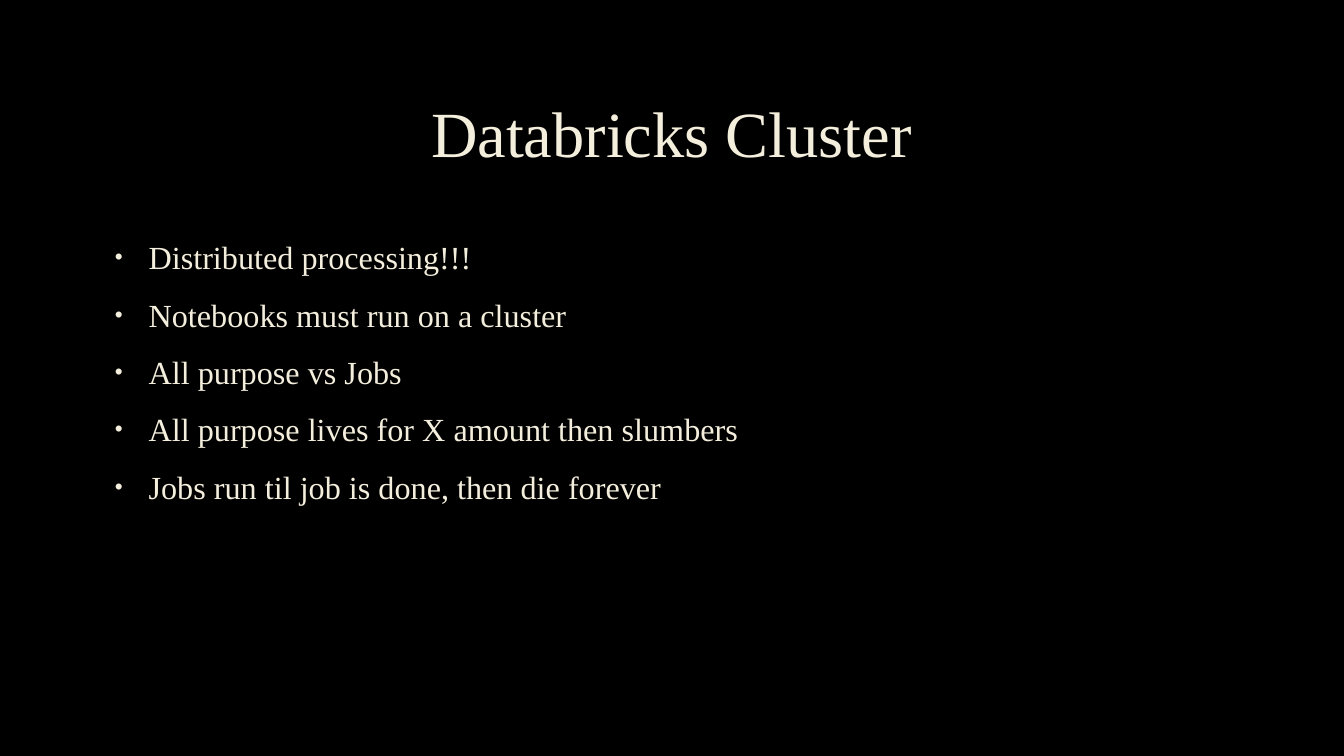
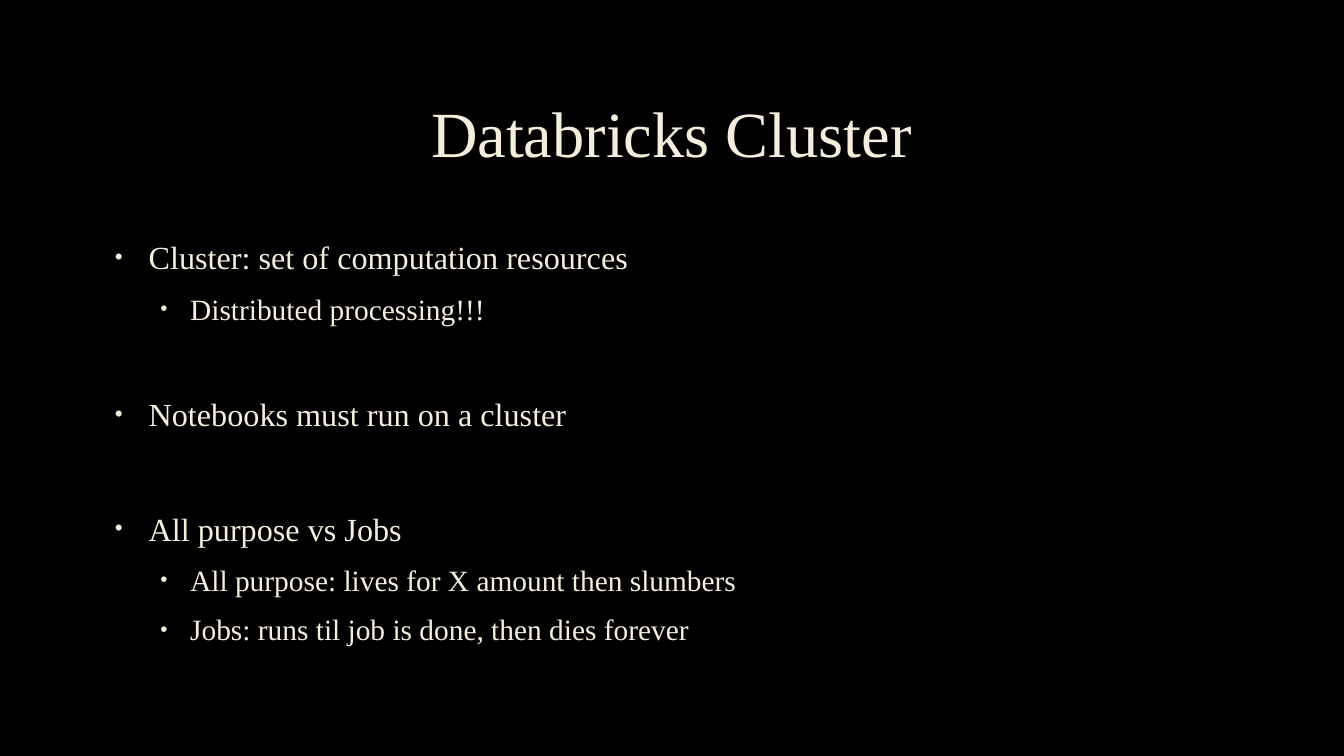
Before and after one commit to OliverDJ/databricks-ws, a slide deck: slide 12 of Databricks & Deltalake.pptx. Drawn at 1344x756 pixels with LibreOffice and Linux fonts; fonts in the diff are those of the drawing; background and template pictures are left out. Boxes give left, top, right and bottom in pixels: in the first picture for what was removed or moved away, otherwise in the second. Text is boxed around its words. In the diff, an @@ line names an element or a change of style, - is before the commit and + after.

```diff
--- a/Databricks & Deltalake.pptx
+++ b/Databricks & Deltalake.pptx
@@ text at [149, 246, 628, 276]: paragraph added @@
+• Cluster: set of computation resources
@@ text at [190, 299, 485, 326]: size 23 to 21 pt in "Distributed processing!!!"; list level 1 to 2 in "Distributed processing!!!"; line spacing 1.1 to 1 @@
@@ text at [190, 570, 736, 647]: text changed; size 23 to 21 pt @@
-• All purpose lives for X amount then slumbers
-• Jobs run til job is done, then die forever
+  • All purpose: lives for X amount then slumbers
+  • Jobs: runs til job is done, then dies forever
```
Also in this commit, not shown: 4 other slides changed, 2 slides added.
